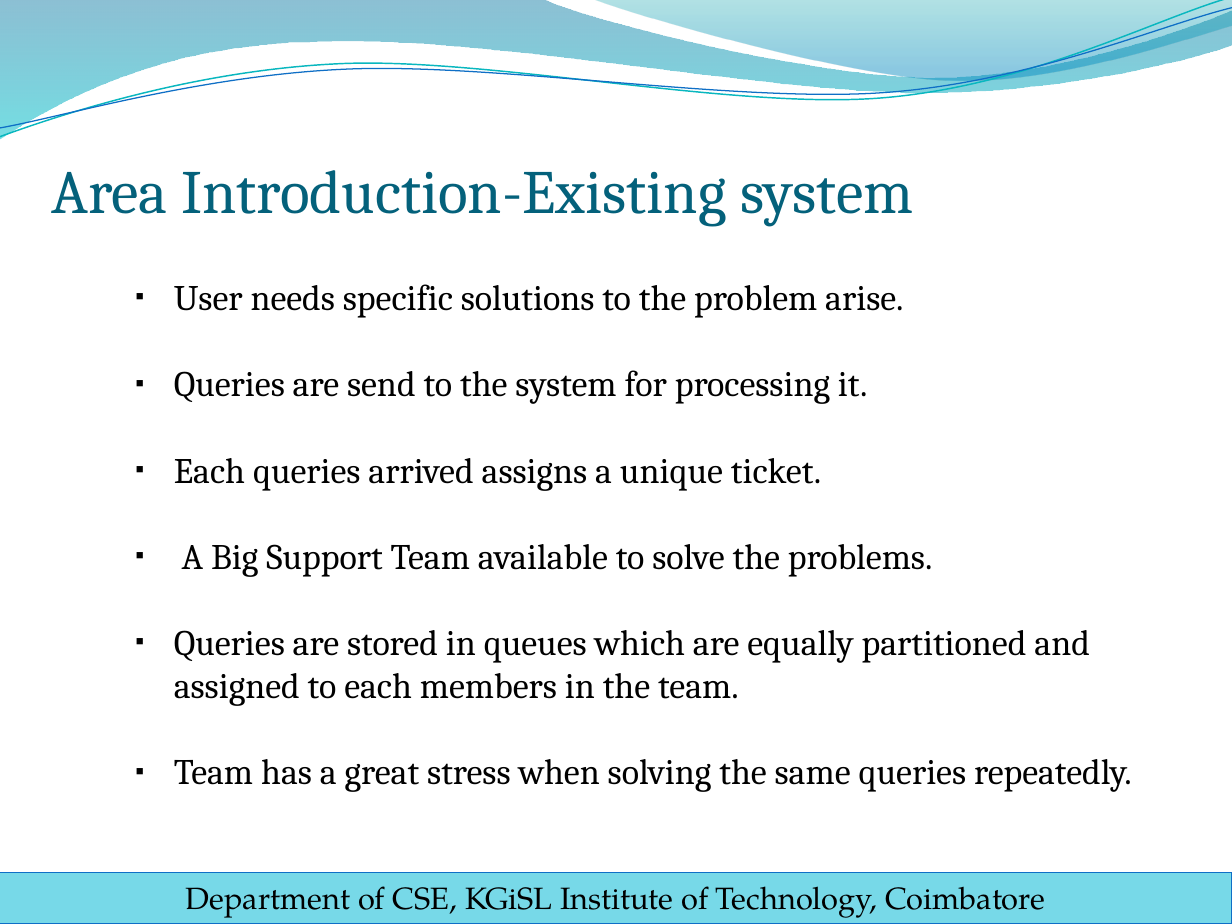
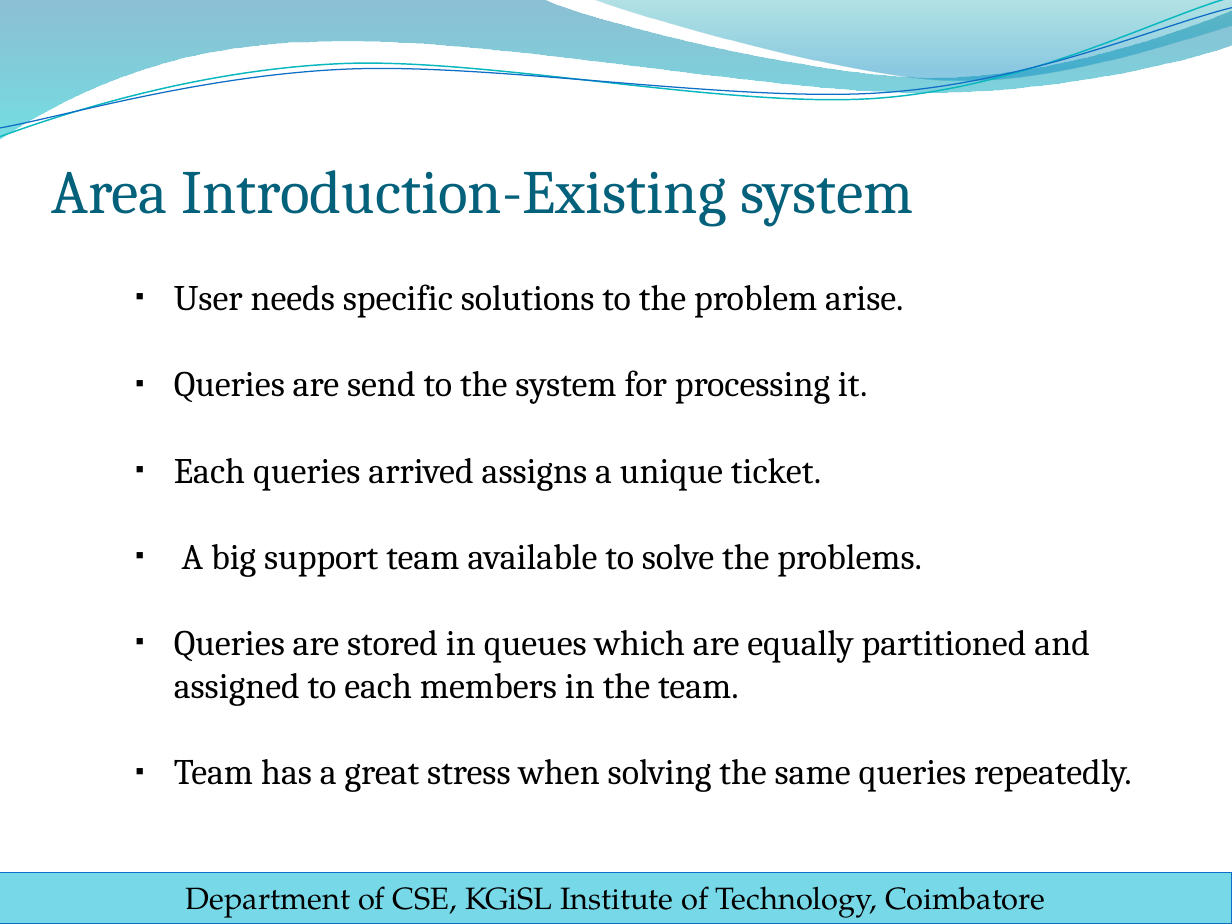
Before and after one commit to sanjay-rb/Ticket-Assignment-Automation, a slide deck: slide 3 of Ticket_Automation/WS/Docs/PPT/final_review_template.pptx. Drawn at 1232x924 pixels with LibreOffice and Linux fonts; fonts in the diff are those of the drawing; background and template pictures are left out. Boxes give left, top, right and bottom in pixels: in the first picture for what was removed or moved away, otherwise in the second. Text is boxed around its words. In the diff, an @@ line names an element or a change of style, - is before the commit and + after.

```diff
--- a/Ticket_Automation/WS/Docs/PPT/final_review_template.pptx
+++ b/Ticket_Automation/WS/Docs/PPT/final_review_template.pptx
@@ text at (182, 544, 922, 577): text changed @@
-  ▪ A Big Support Team available to solve the problems.
+  ▪ A big support team available to solve the problems.
```
Also in this commit, not shown: 4 other slides changed, 10 other files.
